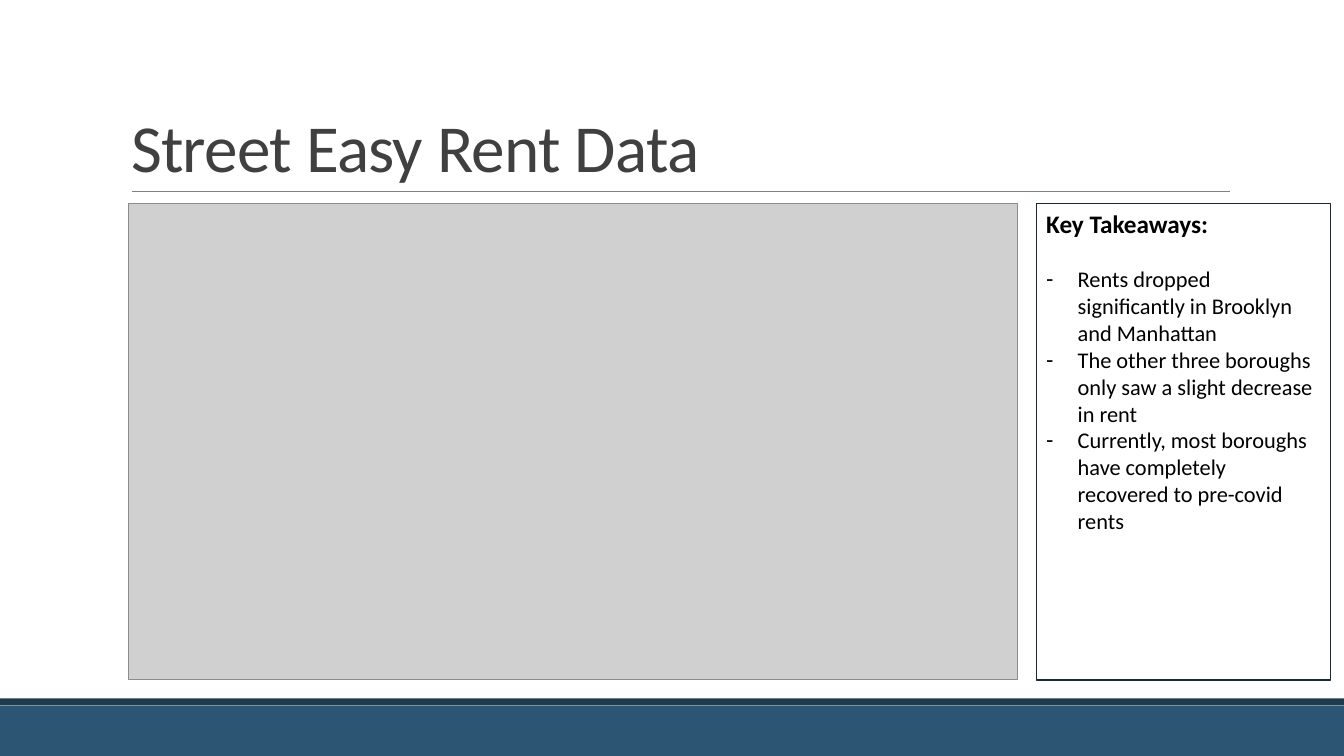
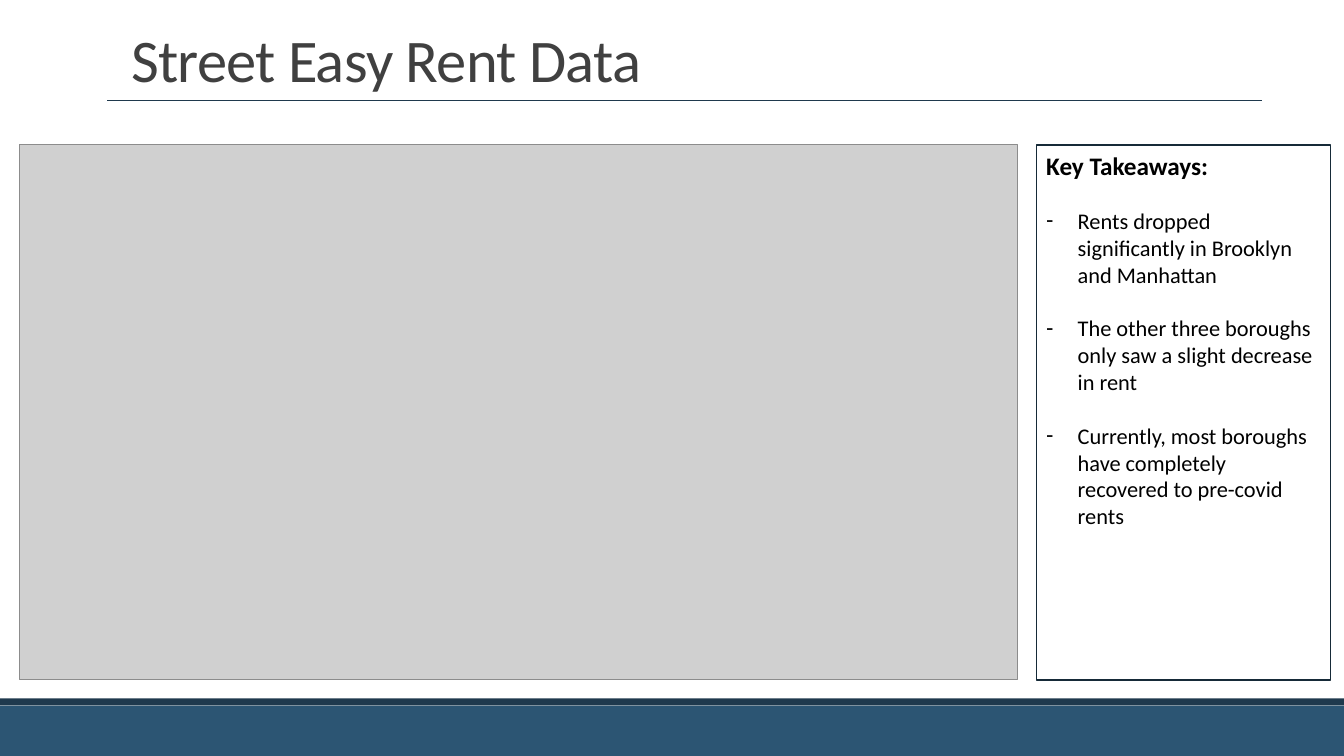
Before and after one commit to jackcopeland11/nyc_apartment_rent_analysis, a slide deck: slide 10 of Covid-19 and the NYC Apartment Market.pptx. Drawn at 1344x756 pixels with LibreOffice and Linux fonts; fonts in the diff are those of the drawing; grey boxes stand for pictures. Boxes give left, top, right and bottom in pixels: in the first picture for what was removed or moved away, otherwise in the second. Text is boxed around its words. In the diff, an @@ line names an element or a change of style, - is before the commit and + after.

```diff
--- a/Covid-19 and the NYC Apartment Market.pptx
+++ b/Covid-19 and the NYC Apartment Market.pptx
@@ title "Street Easy Rent Data" at [131, 42, 641, 92]: size 48 to 43.2 pt @@
@@ line added from (107, 100) to (1262, 100), #1F394D 1 pt @@
@@ picture: place and size @@
-picture at [128, 204, 1017, 681]
+picture at [19, 145, 1017, 681]
@@ rectangle "Key Takeaways:": place and size @@
-rectangle "Key Takeaways:" at [1036, 204, 1331, 681]
+rectangle "Key Takeaways:" at [1036, 145, 1331, 681]
@@ rectangle added at [107, 170, 1254, 199], fill #FFFFFF, outline #FFFFFF 1.25 pt @@
@@ line removed from (132, 192) to (1231, 192) @@
```
Also in this commit, not shown: 10 other slides changed, 2 slides added.
